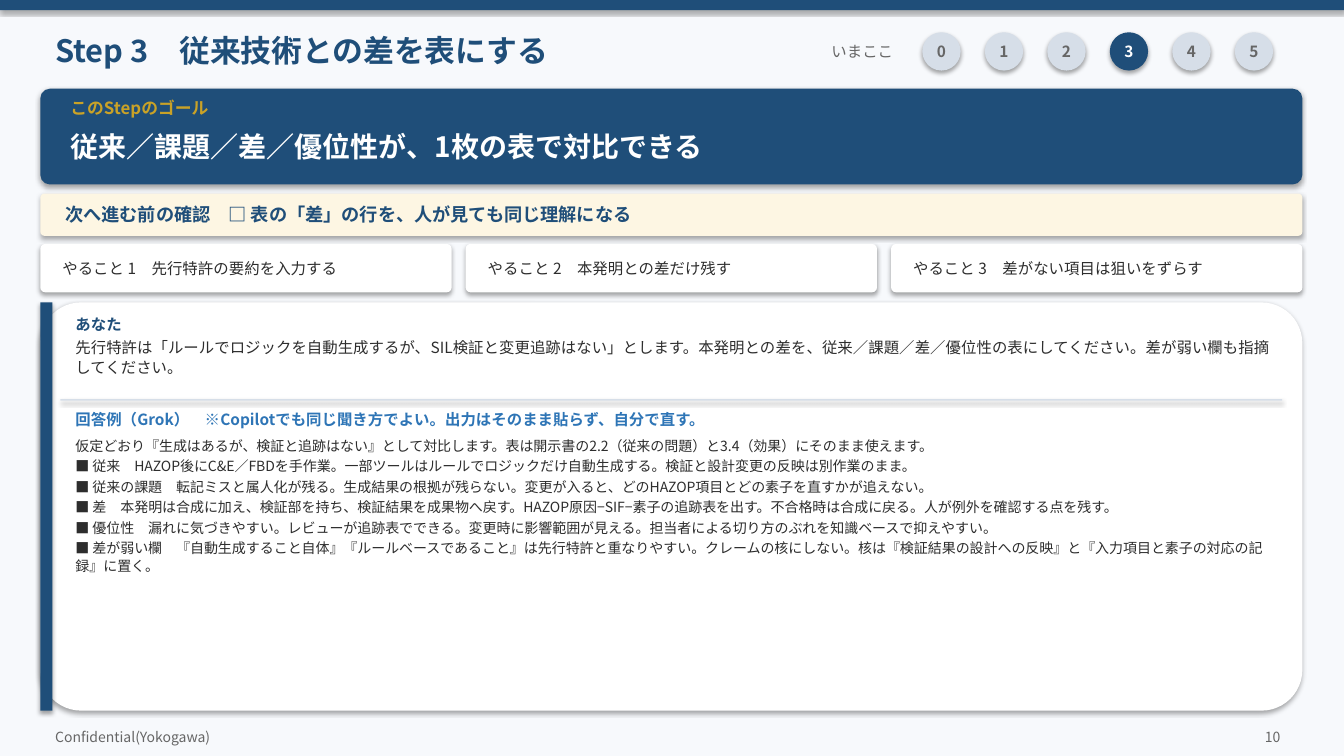
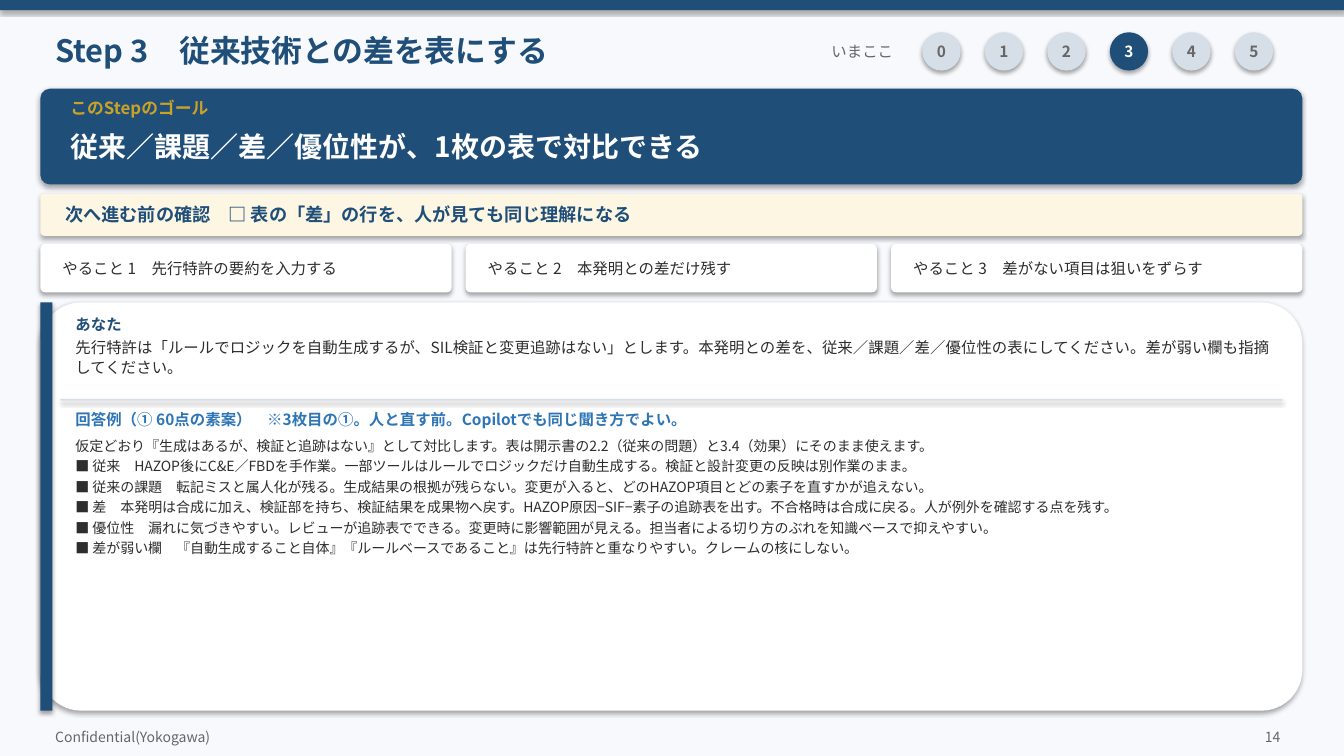
Before and after one commit to zhexingwang/ppt, a slide deck: slide 14 of decks/05_Copilot発明開示書/Copilot発明開示書_訂正反映.pptx (slide 10 before the commit). Drawn at 1344x756 pixels with LibreOffice and Linux fonts; fonts in the diff are those of the drawing. Boxes give left, top, right and bottom in pixels: in the first picture for what was removed or moved away, otherwise in the second. Text is boxed around its words. In the diff, an @@ line names an element or a change of style, - is before the commit and + after.

```diff
--- a/decks/05_Copilot発明開示書/Copilot発明開示書_訂正反映.pptx
+++ b/decks/05_Copilot発明開示書/Copilot発明開示書_訂正反映.pptx
@@ text at bbox=[75, 412, 687, 429]: text changed @@
-回答例（Grok） ※Copilotでも同じ聞き方でよい。出力はそのまま貼らず、自分で直す。
+回答例（① 60点の素案） ※3枚目の①。人と直す前。Copilotでも同じ聞き方でよい。
@@ text at bbox=[92, 541, 858, 555]: text changed @@
-■ 差が弱い欄 『自動生成すること自体』『ルールベースであること』は先行特許と重なりやすい。クレームの核にしない。核は『検証結果の設計への反映』と『入力項目と素子の対応の記録』に置く。
+■ 差が弱い欄 『自動生成すること自体』『ルールベースであること』は先行特許と重なりやすい。クレームの核にしない。
@@ text at bbox=[1265, 732, 1281, 742]: text changed @@
-10
+14
```
Also in this commit, not shown: 11 other slides changed, 14 slides added, 1 slide removed, 28 other files.
